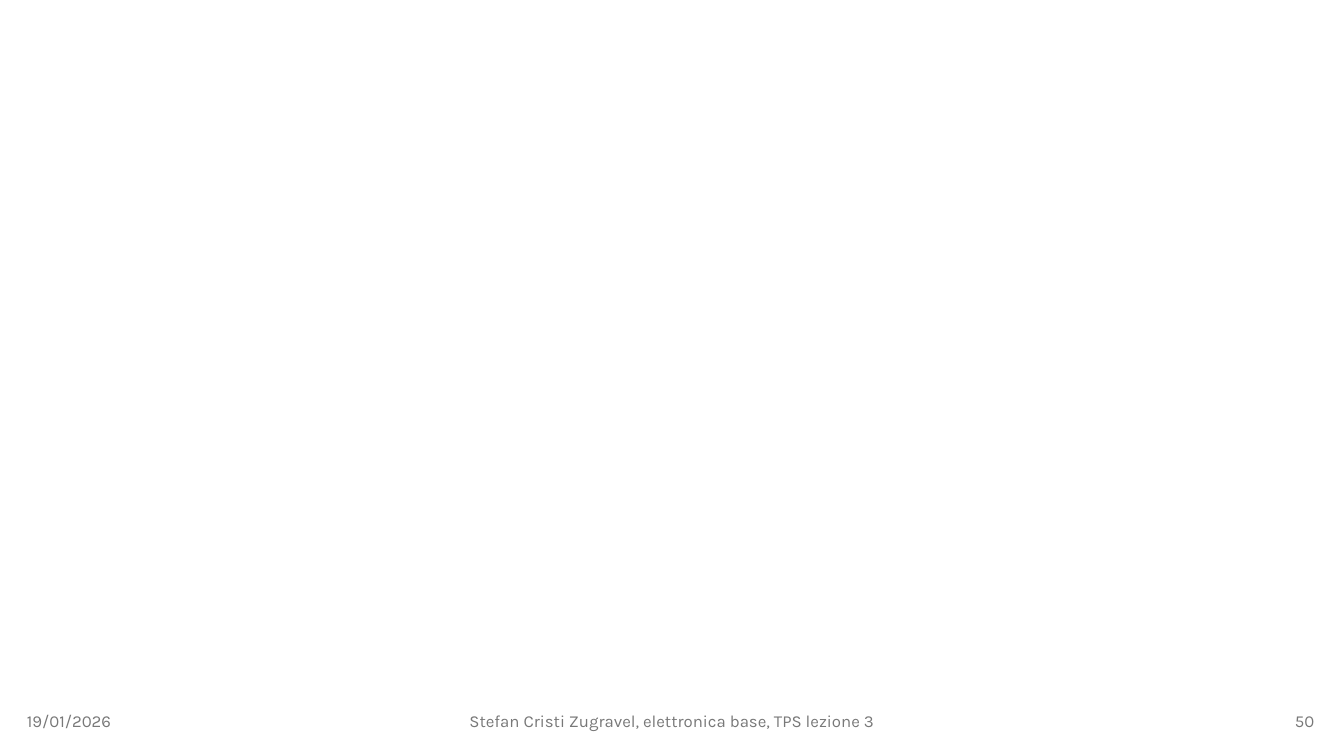
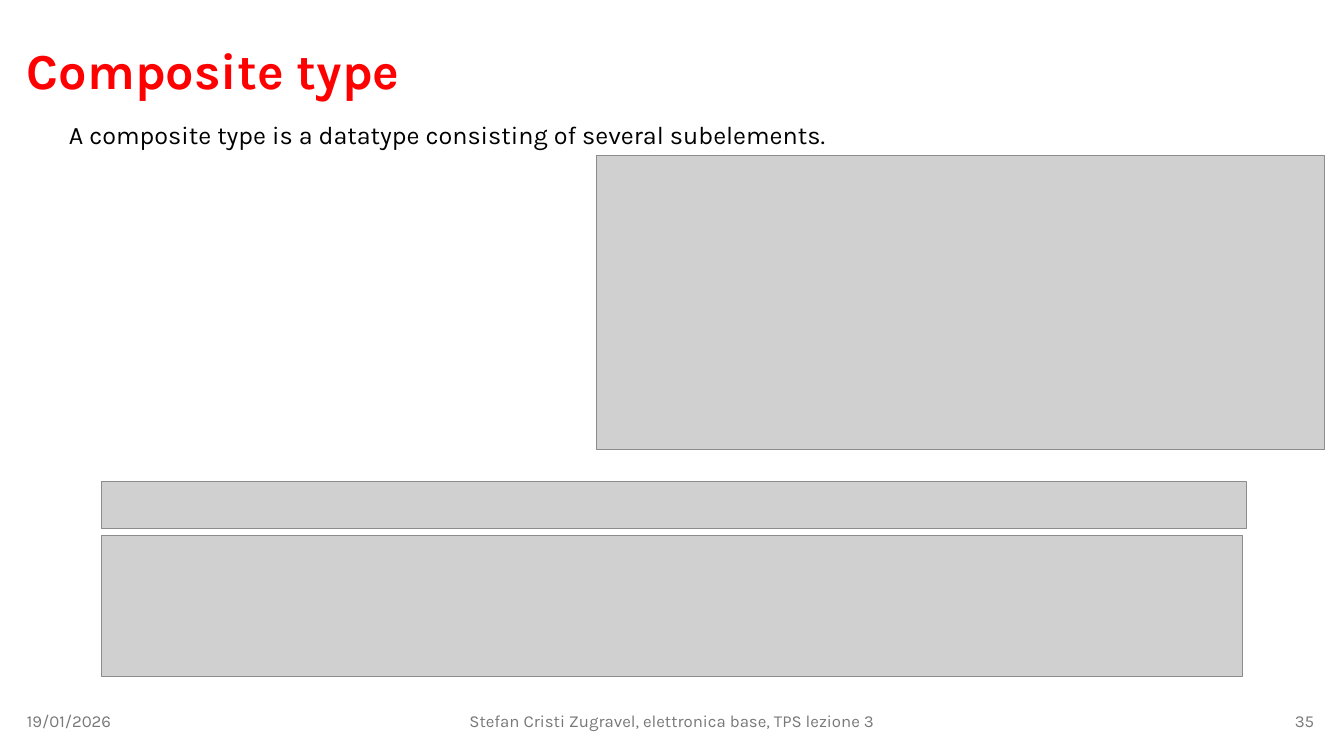
Before and after one commit to stefan-zugravel/elettronica_base, a slide deck: slide 35 of slides/lezione3.pptx (slide 50 before the commit). Drawn at 1344x756 pixels with LibreOffice and Linux fonts; fonts in the diff are those of the drawing; grey boxes stand for pictures. Boxes give left, top, right and bottom in pixels: in the first picture for what was removed or moved away, otherwise in the second. Text is boxed around its words. In the diff, an @@ line names an element or a change of style, - is before the commit and + after.

```diff
--- a/slides/lezione3.pptx
+++ b/slides/lezione3.pptx
@@ title added at [27, 53, 400, 101], 36 pt, text #FF0000, bold @@
+Composite type
@@ text added at [69, 126, 825, 150], 18 pt, text #000000 @@
+A composite type is a datatype consisting of several subelements.
@@ picture added at [597, 155, 1325, 450] @@
@@ picture added at [102, 482, 1247, 528] @@
@@ picture added at [102, 536, 1243, 678] @@
@@ page number at [1295, 716, 1314, 727]: text changed @@
-50
+35
```
Also in this commit, not shown: 5 other slides changed, 2 slides removed, 2 other files.
